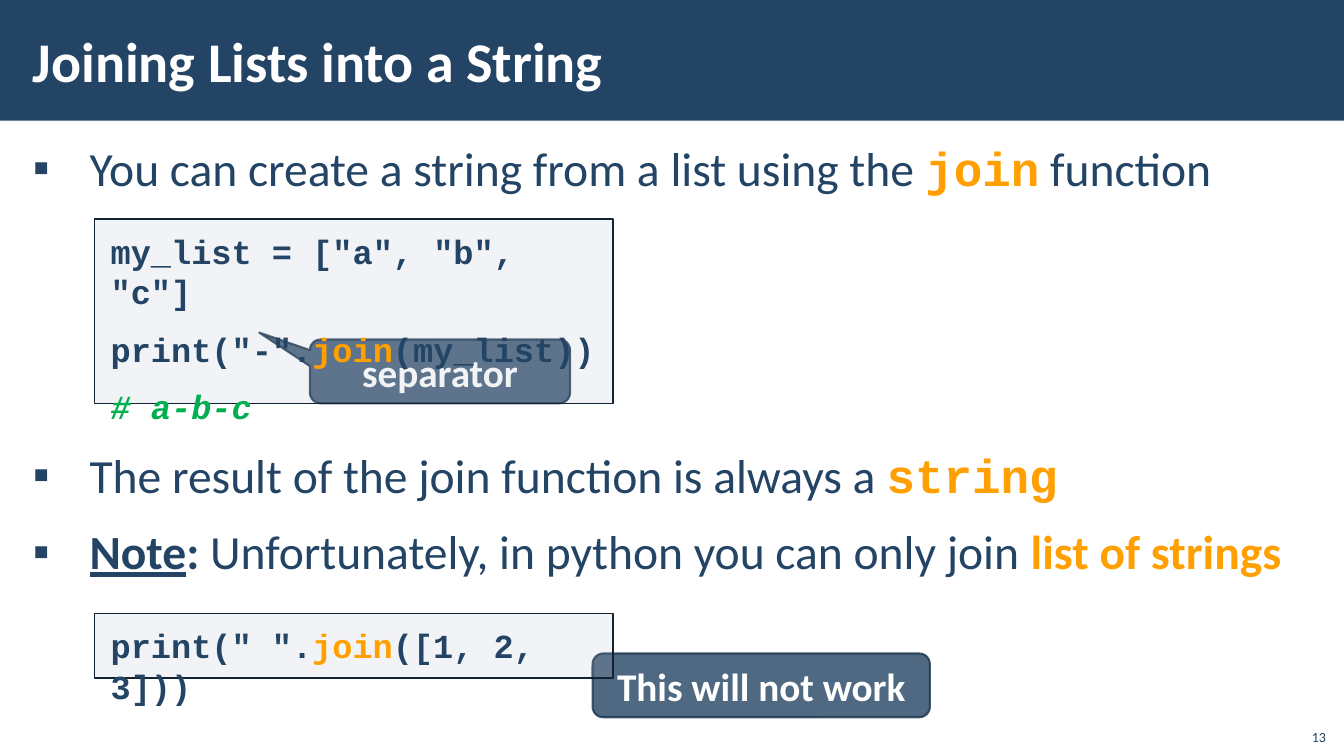
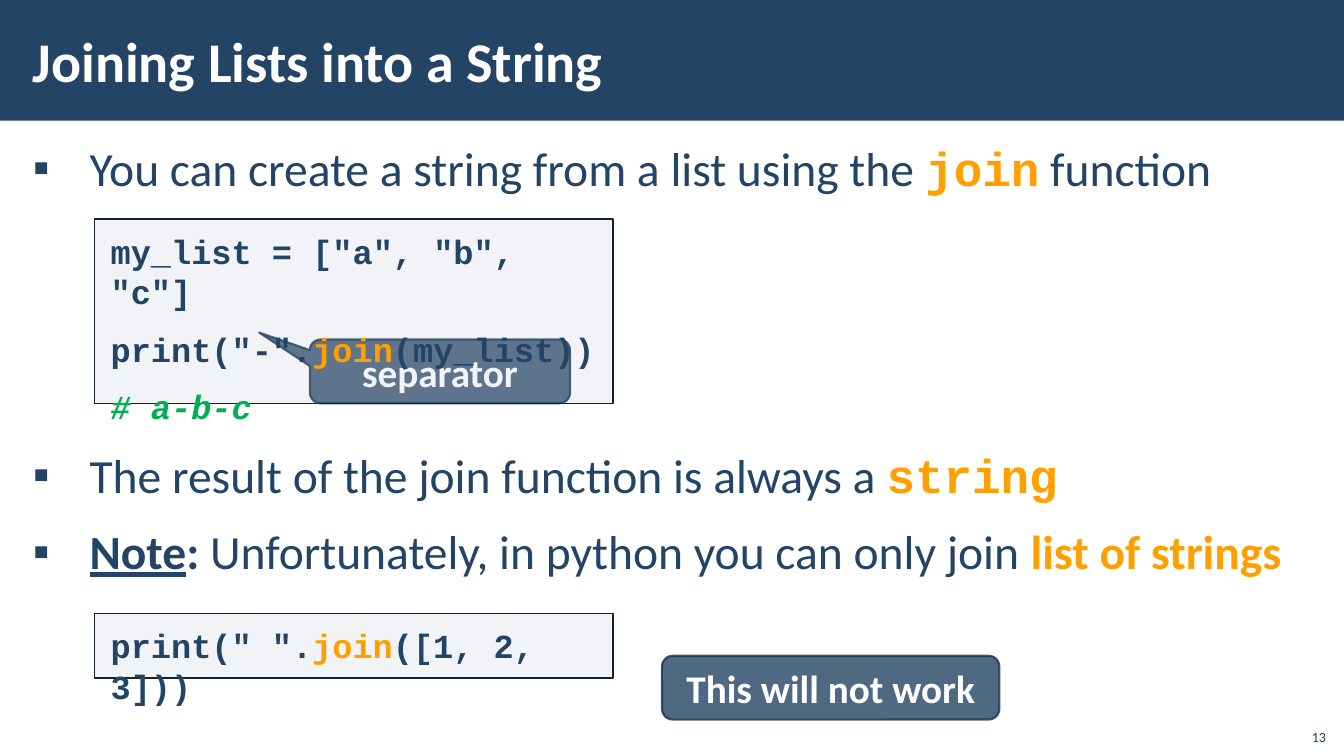
Before and after one commit to Orminis/softuni_python, a slide deck: slide 13 of 02.Fundamentals/03.Lists/03-Lists-Basics.pptx. Drawn at 1344x756 pixels with LibreOffice and Linux fonts; fonts in the diff are those of the drawing; background and template pictures are left out. Boxes give left, top, right and bottom in pixels: in the first picture for what was removed or moved away, otherwise in the second. Text is boxed around its words. In the diff, an @@ line names an element or a change of style, - is before the commit and + after.

```diff
--- a/02.Fundamentals/03.Lists/03-Lists-Basics.pptx
+++ b/02.Fundamentals/03.Lists/03-Lists-Basics.pptx
@@ rounded speech box "This will not work" moved from (x1=593, y1=653, x2=931, y2=717) to (x1=662, y1=656, x2=1000, y2=720) @@
```
Also in this commit, not shown: 1 other slide changed, 6 other files.
